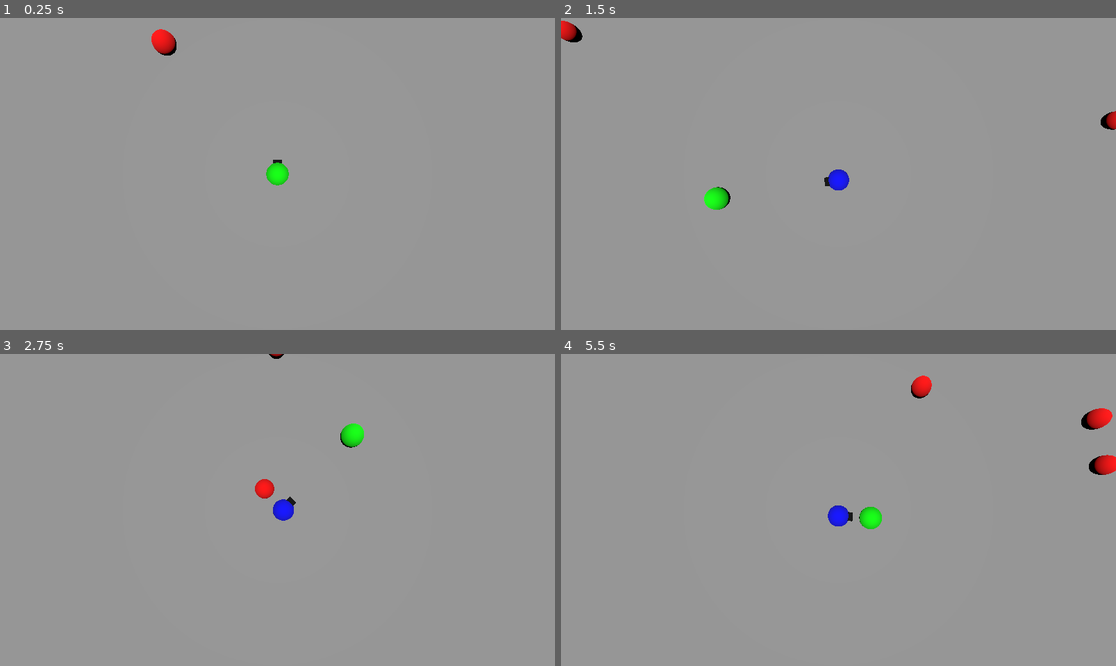
Above: before the commit, frames 1-4 (two rows, left to right).
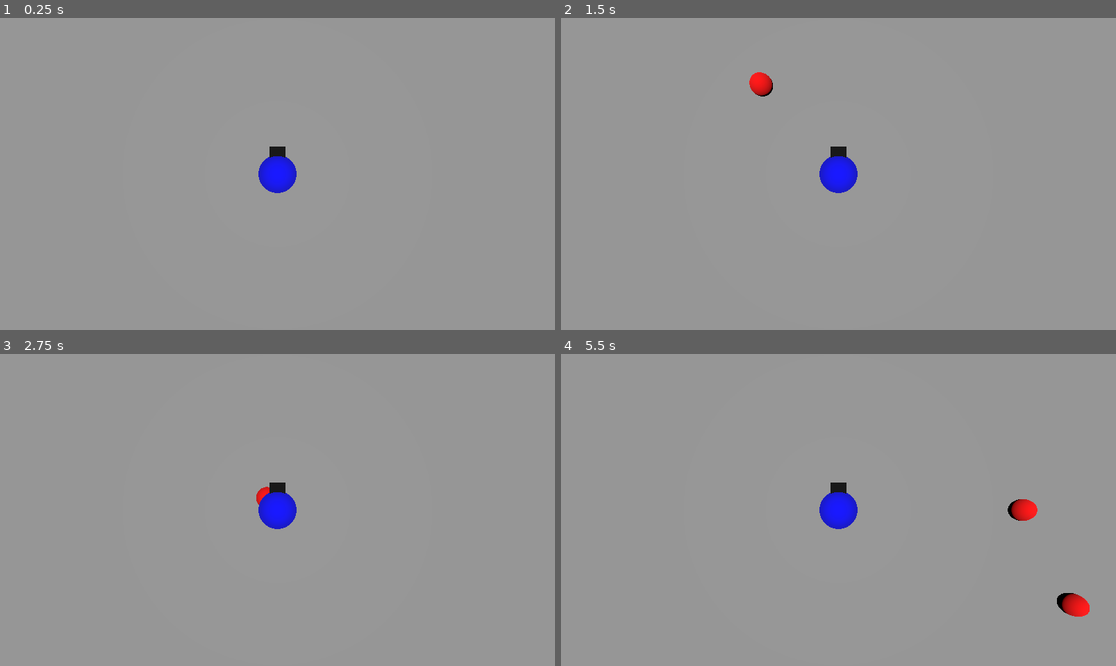
Above: after the commit, the same moments.

Repository: lavithian/Godot_Character_AI
Game: Godot game, scene res://level.tscn
Two runs of this game, one before a commit and one after it. Both use one fixed random seed, a clock stepped at 60 frames per second and the inputs below.
Inputs (mouse positions are in pixels of both pictures, inside the frame that each line leads up to):
- Up to frame 1 (0.25 s): no input
- Up to frame 2 (1.5 s): tap Enter at 0.5 s; move the mouse to (960, 158) at 0.52 s; hold D (move_right) 0.53-1.28 s; click (960, 158) at 0.6 s; tap Space (jump) at 0.77 s; move the mouse to (727, 189) at 1.27 s; hold S (move_back) from 1.28 s (still down); click (727, 189) at 1.35 s
- Up to frame 3 (2.75 s): tap Space (jump) at 1.52 s; move the mouse to (333, 441) at 2.02 s; release S (move_back) at 2.03 s; hold D (move_right) from 2.03 s (still down); click (333, 441) at 2.1 s
- Up to frame 4 (5.5 s): move the mouse to (810, 572) at 2.77 s; release D (move_right) at 2.78 s; hold W (move_forward) 2.78-3.53 s; click (810, 572) at 2.85 s; tap Space (jump) at 3.02, 3.77, 4.52 s; move the mouse to (1005, 556) at 3.52 s; hold A (move_left) 3.53-5.03 s; click (1005, 556) at 3.6 s; move the mouse to (672, 463) at 4.27 s; click (672, 463) at 4.35 s; move the mouse to (866, 510) at 5.02 s; hold S (move_back) from 5.03 s (still down); click (866, 510) at 5.1 s

The runs differ from the first frame. In frame 1, 1.0% of the frame differs, in the area x 27-54%, y 3-57%; in frame 2, 1.5%; in frame 3, 1.0%; in frame 4, 2.2%, in the area x 46-100%, y 6-85%.
Error before the commit: Invalid call. Nonexistent function 'instantiate' in base 'Area3D (bullet.gd)'. (res://player.gd:89)
Error after the commit: Parse Error: Function "get_()" not found in base self. (res://player.gd:96)

Commit message:
trying to shooot

Diff:
--- a/bullet.gd
+++ b/bullet.gd
@@ -9,4 +9,5 @@
 # Called every frame. 'delta' is the elapsed time since the previous frame.
 func _process(delta):
 	position.x += speed * delta
+	position.z += speed * delta
 	pass
--- a/bullet.tscn
+++ b/bullet.tscn
@@ -11,7 +11,7 @@
 [sub_resource type="CapsuleShape3D" id="CapsuleShape3D_e3en3"]
 
 [node name="bullet" type="Area3D"]
-transform = Transform3D(10, 0, 0, 0, -4.37114e-07, -10, 0, 10, -4.37114e-07, 0, 0, 0)
+transform = Transform3D(0.1, 0, 0, 0, 0.1, 0, 0, 0, 0.1, 0, 0, 0)
 script = ExtResource("1_x1usx")
 
 [node name="MeshInstance3D" type="MeshInstance3D" parent="."]
--- a/level.gd
+++ b/level.gd
@@ -13,3 +13,6 @@
 func _input(event):
 	if Input.is_action_just_pressed("ui_cancel"):
 		get_tree().quit()
+
+func instantiate_bullet():
+	pass
--- a/level.tscn
+++ b/level.tscn
@@ -33,12 +33,12 @@
 collision_mask = 3
 player = NodePath("../Player")
 
-[node name="Player" parent="." node_paths=PackedStringArray("enemy", "bullet", "camera") instance=ExtResource("2_1fldc")]
+[node name="Player" parent="." node_paths=PackedStringArray("enemy", "camera") instance=ExtResource("2_1fldc")]
 transform = Transform3D(1, 0, 0, 0, 1, 0, 0, 0, 1, 0, 4.15051, 0)
 collision_layer = 2
 collision_mask = 5
 enemy = NodePath("../Enemy")
-bullet = NodePath("../bullet")
+bullet = ExtResource("4_f72sh")
 camera = NodePath("../Camera_rig")
 
 [node name="Enemy2" parent="." node_paths=PackedStringArray("player") instance=ExtResource("3_1ku1r")]
--- a/player.gd
+++ b/player.gd
@@ -1,10 +1,12 @@
 extends CharacterBody3D
 
 @export var enemy : CharacterBody3D
-@export var bullet : Node3D
+@export var bullet : PackedScene
 @export var camera : Marker3D
 @onready var camera_camera =camera.get_node("Camera")
 @onready var cursor = $Cursor
+@onready var eyes = $eyes
+@onready var level : Node3D
 
 const speed : float = 1000.0
 const jump_velocity : float = 4.5
@@ -86,8 +88,15 @@
 
 func shoot_weapon() -> void:
 	print("pew pew")
-	var b = bullet.instantiate()
-	add_child(b)
+#	var b = bullet.instantiate()
+#	dd_child(b)
+#	b.global_transform.origin = eyes.global_transform.origin
+
+# Assuming 'world_node' is a path or reference to the node with the instantiate_bullet function.
+	get_().instantiate_bullet(global_transform.origin, global_transform.basis.get_euler())
+
+
+
 	pass
 
 # Only detects other Areas. Might be useful
--- a/player.tscn
+++ b/player.tscn
@@ -42,7 +42,7 @@
 shape = SubResource("SphereShape3D_48kyg")
 
 [node name="eyes" type="MeshInstance3D" parent="."]
-transform = Transform3D(0.406263, 0, 0, 0, 0.406263, 0, 0, 0, 0.406263, 0, 0.5, -0.442657)
+transform = Transform3D(0.4, 0, 0, 0, 0.4, 0, 0, 0, 0.4, 0, 0.5, -0.5)
 mesh = SubResource("BoxMesh_sy5ef")
 
 [node name="Cursor" type="MeshInstance3D" parent="."]
